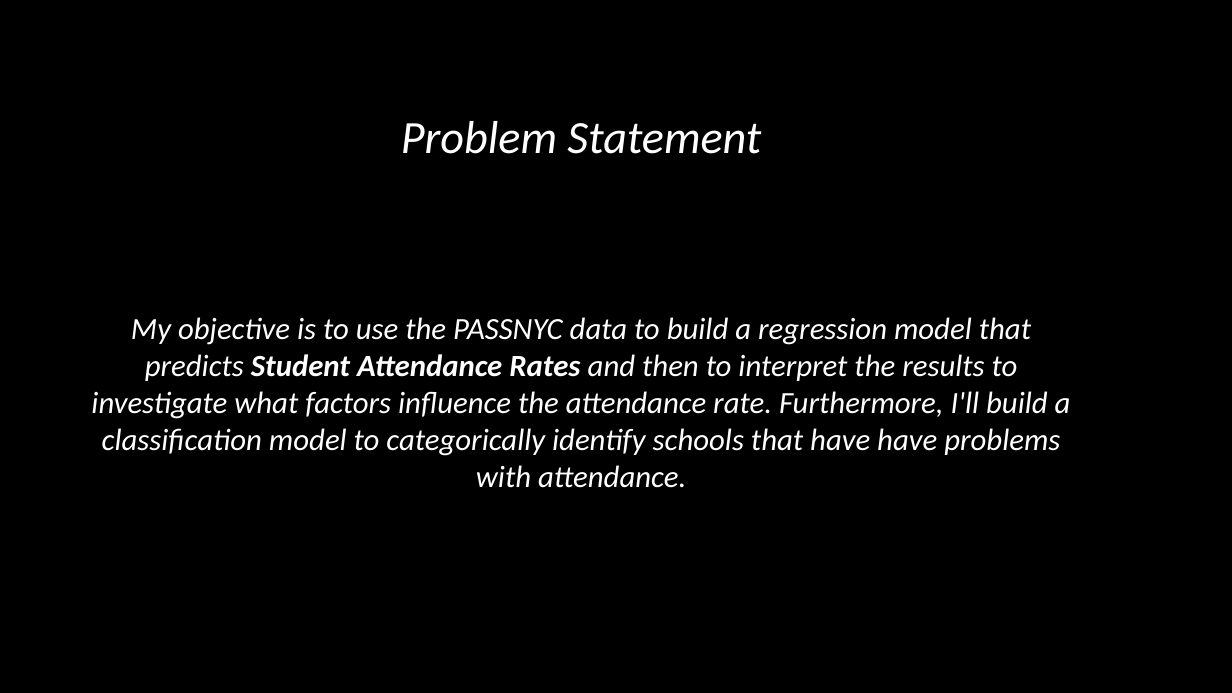
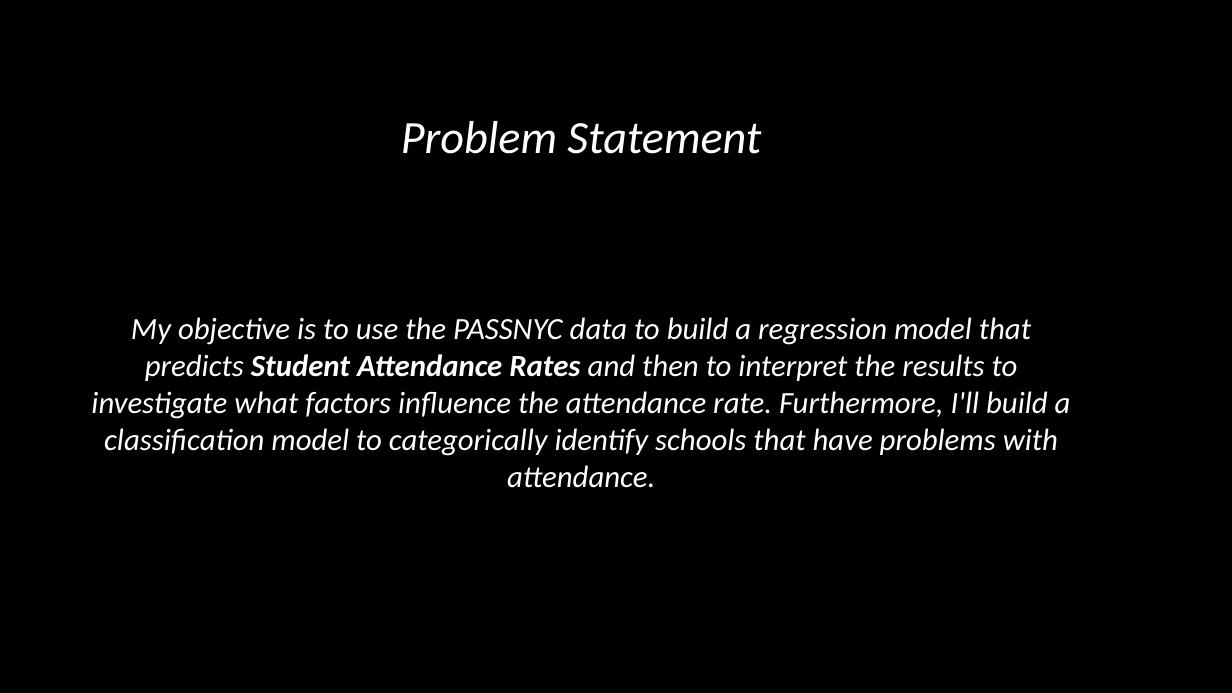
Before and after one commit to ayan1995/Thinkful, a slide deck: slide 4 of Bootcamp/Unit 3 Deeper into Supervised Learning/Supervised Learning Capstone/data-science-for-good/PASSNYC Capstone Predicting Attendance .pptx. Drawn at 1232x693 pixels with LibreOffice and Linux fonts; fonts in the diff are those of the drawing; background and template pictures are left out. Boxes give left, top, right and bottom in pixels: in the first picture for what was removed or moved away, otherwise in the second. Text is boxed around its words. In the diff, an @@ line names an element or a change of style, - is before the commit and + after.

```diff
--- a/Bootcamp/Unit 3 Deeper into Supervised Learning/Supervised Learning Capstone/data-science-for-good/PASSNYC Capstone Predicting Attendance .pptx
+++ b/Bootcamp/Unit 3 Deeper into Supervised Learning/Supervised Learning Capstone/data-science-for-good/PASSNYC Capstone Predicting Attendance .pptx
@@ text at (x1=91, y1=317, x2=1071, y2=488): text changed @@
-My objective is to use the PASSNYC data to build a regression model that predicts Student Attendance Rates and then to interpret the results to investigate what factors influence the attendance rate. Furthermore, I'll build a classification model to categorically identify schools that have have problems with attendance.
+My objective is to use the PASSNYC data to build a regression model that predicts Student Attendance Rates and then to interpret the results to investigate what factors influence the attendance rate. Furthermore, I'll build a classification model to categorically identify schools that have problems with attendance.
```
Also in this commit, not shown: 3 other slides changed, 1 slide removed, 1 other file.
